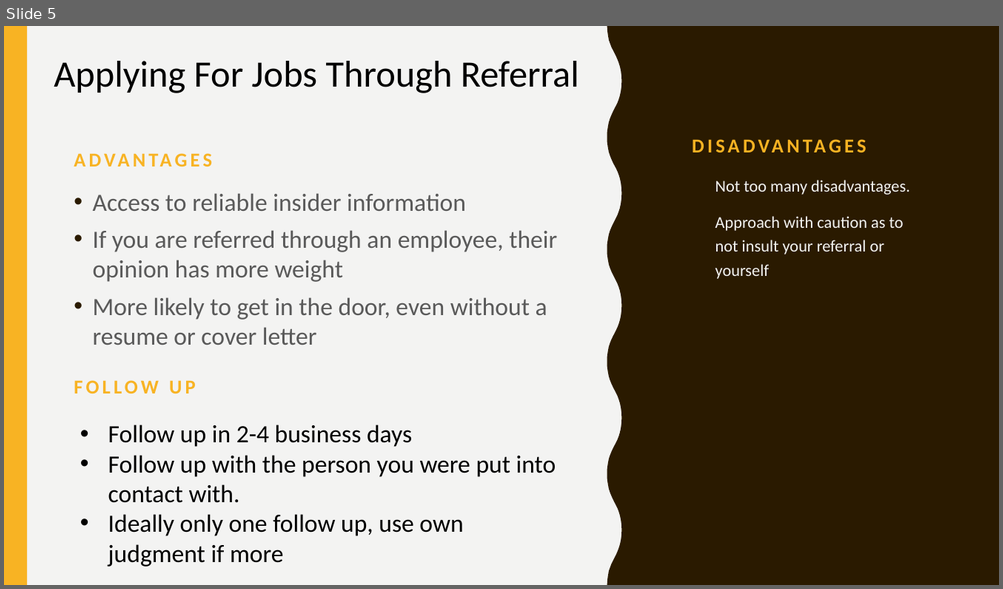
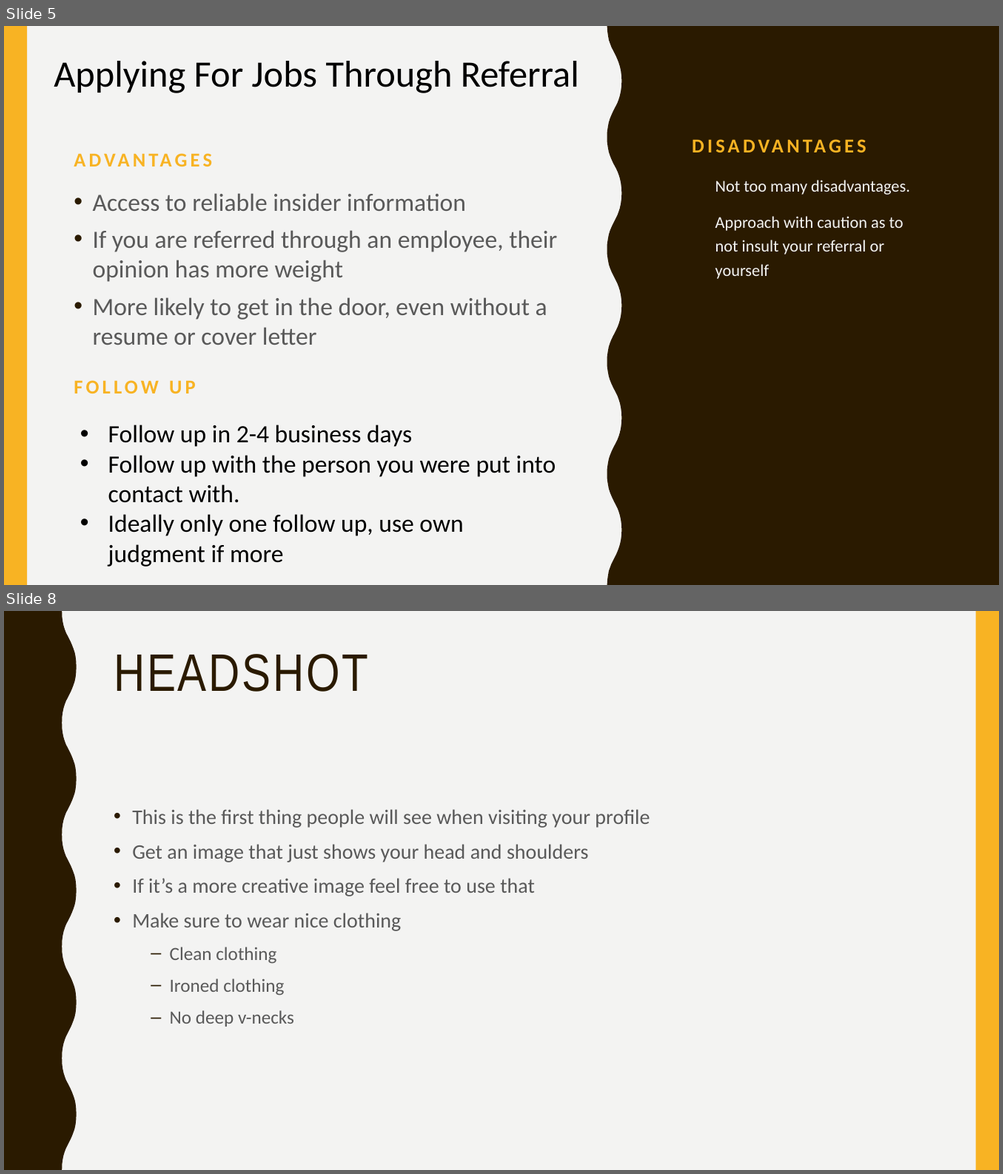
Before and after one commit to lakshmi-intechcode/jng_instr_folder, a slide deck: Job_Stuff/Jng_Job_Prezzie.pptx. Shown one above the other, each under a label of ours: slide 5 before the commit, slides 5 and 8 after it; the slides between them are not shown. The pictures are 1003x589 and 1003x1174 pixels, drawn with LibreOffice and Linux fonts; fonts in the diff are those of the drawing. Boxes give left, top, right and bottom in pixels: in the first picture for what was removed or moved away, otherwise in the second. Text is boxed around its words. In the diff, an @@ line names an element or a change of style, - is before the commit and + after.

Commit message:
up to linkedin headshot stuff

```diff
--- a/Job_Stuff/Jng_Job_Prezzie.pptx
+++ b/Job_Stuff/Jng_Job_Prezzie.pptx
@@ slide 8 added at [4, 611, 999, 1170], background #F3F3F2 @@
@@ freeform shape added at [4, 611, 77, 1170], fill #2A1A00 @@
@@ rectangle added at [976, 611, 999, 1170], fill #F8B323 @@
@@ title added at [114, 654, 368, 692], 51 pt, text #2A1A00 @@
+HEADSHOT
@@ text added at [132, 809, 649, 1027], 20 pt, text #595959 @@
+• This is the first thing people will see when visiting your profile
+• Get an image that just shows your head and shoulders
+• If it’s a more creative image feel free to use that
+• Make sure to wear nice clothing
+  – Clean clothing
+  – Ironed clothing
+  – No deep v-necks
```
Also in this commit, not shown: 2 other slides added.
